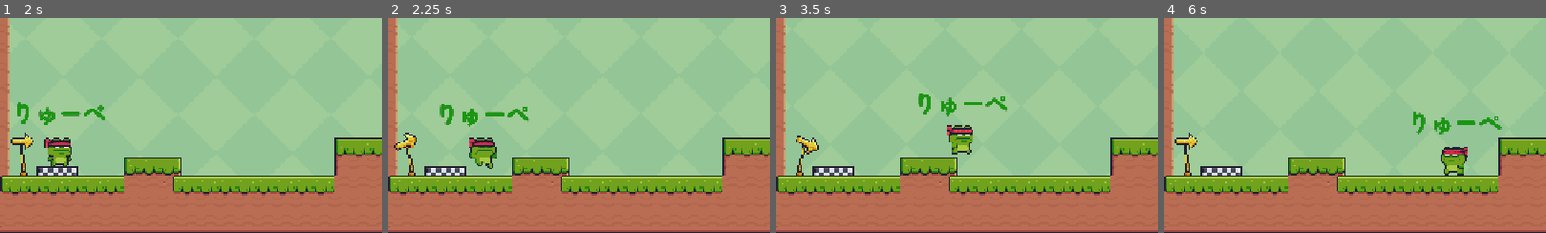
Above: before the commit, frames 1-4 (left to right).
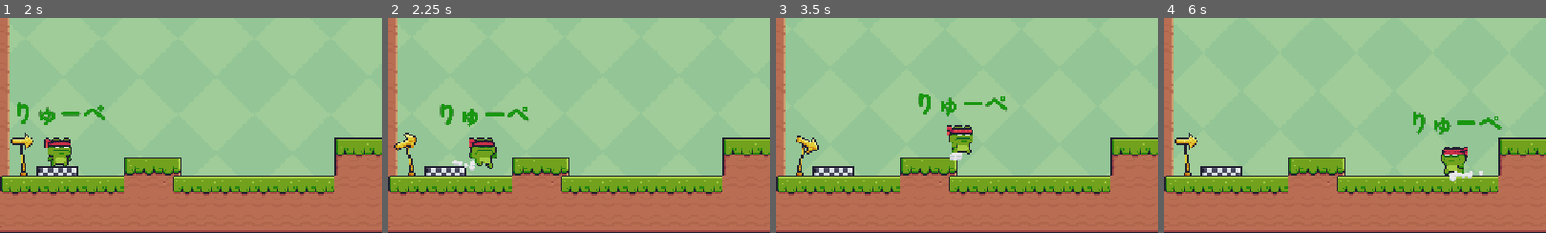
Above: after the commit, the same moments.

Repository: r-murakami15/Super_Ryupe
Game: Godot game, scene res://scenes/main/main.tscn
The game is run twice, just before and just after one commit, with the same random seed, the same clock (stepped at 60 frames per second) and the same inputs.
Inputs (mouse positions are % of the whole screen's width and height, from its top left):
- Up to frame 1 (2 s): click "はじめる" at 0.5 s; click (31, 42) at 1.25 s
- Up to frame 2 (2.25 s): tap Enter (ui_accept) at 2 s; hold Right (ui_right) from 2.03 s (still down)
- Up to frame 3 (3.5 s): keep holding Right (ui_right); tap Space (jump) at 2.27, 3.02 s
- Up to frame 4 (6 s): release Right (ui_right) at 3.53 s; hold Left (ui_left) 3.53-4.28 s; hold Right (ui_right) 4.28-5.78 s; tap Space (jump) at 4.52, 5.27 s; hold Left (ui_left) from 5.78 s (still down)
The pictures show only the part of the screen within x 1-51%, y 50-100%; the shares and areas given below are measured in that part.

Frame 1 is identical in both runs. In frame 2, 0.1% of the frame differs, in the area x 16-23%, y 66-72%; in frame 3, 0.1%; in frame 4, 0.2%, in the area x 74-84%, y 71-76%.

Commit message:
プレイヤーに砂ほこりを追加

Diff:
--- a/component/player/player.gd
+++ b/component/player/player.gd
@@ -16,6 +16,7 @@
 # ノードの参照
 @onready var animated_sprite_2d: AnimatedSprite2D = $AnimatedSprite2D
 @onready var player_label: Label = $VBoxContainer/PlayerLabel
+@onready var dust: CPUParticles2D = $Dust
 
 # 移動関連の設定
 @export_group("move")
@@ -53,6 +54,7 @@
 	apply_movement(delta)  # 移動の適用
 	move_and_slide()  # スライドしながら移動
 	update_state()  # 状態の更新
+	apply_effect()
 
 # 重力を適用
 func apply_gravity(delta: float):
@@ -158,6 +160,12 @@
 		PLAYER_STATE.FALL:
 			animated_sprite_2d.play("fall")
 
+func apply_effect():
+	if state == PLAYER_STATE.RUN:
+		dust.emitting = true
+	else:
+		dust.emitting = false
+
 func send_player(message = null):
 	if message == null:
 		player_label.text = player_name
--- a/component/player/player.tscn
+++ b/component/player/player.tscn
@@ -8,6 +8,7 @@
 [ext_resource type="Texture2D" uid="uid://chry3xmyrebsi" path="res://assets/img/Main Characters/Ninja Frog/Run (32x32).png" id="4_0owmy"]
 [ext_resource type="Texture2D" uid="uid://dtqwhvbsuuo3i" path="res://assets/img/Main Characters/Ninja Frog/Wall Jump (32x32).png" id="7_0owmy"]
 [ext_resource type="FontFile" uid="uid://ciuqk77btj47" path="res://assets/fonts/ZenMaruGothic-Black.ttf" id="8_qek5x"]
+[ext_resource type="Texture2D" uid="uid://ch10o6ug8txox" path="res://assets/img/Other/Dust Particle.png" id="9_j8swj"]
 
 [sub_resource type="AtlasTexture" id="AtlasTexture_tffgl"]
 atlas = ExtResource("3_0owmy")
@@ -341,5 +342,21 @@
 horizontal_alignment = 1
 vertical_alignment = 1
 
+[node name="Dust" type="CPUParticles2D" parent="."]
+position = Vector2(0, 15)
+emitting = false
+amount = 10
+texture = ExtResource("9_j8swj")
+lifetime = 0.2
+randomness = 0.26
+lifetime_randomness = 0.77
+emission_shape = 1
+emission_sphere_radius = 2.5
+spread = 65.24
+gravity = Vector2(0, -200)
+scale_amount_min = 0.5
+scale_amount_max = 0.6
+color = Color(0.912289, 0.912289, 0.912289, 1)
+
 [connection signal="area_entered" from="HitBox" to="." method="_on_hit_box_area_entered"]
 [connection signal="area_exited" from="HitBox" to="." method="_on_hit_box_area_exited"]
Not shown: 1 places in component/player/player.tscn that only renumber resources
